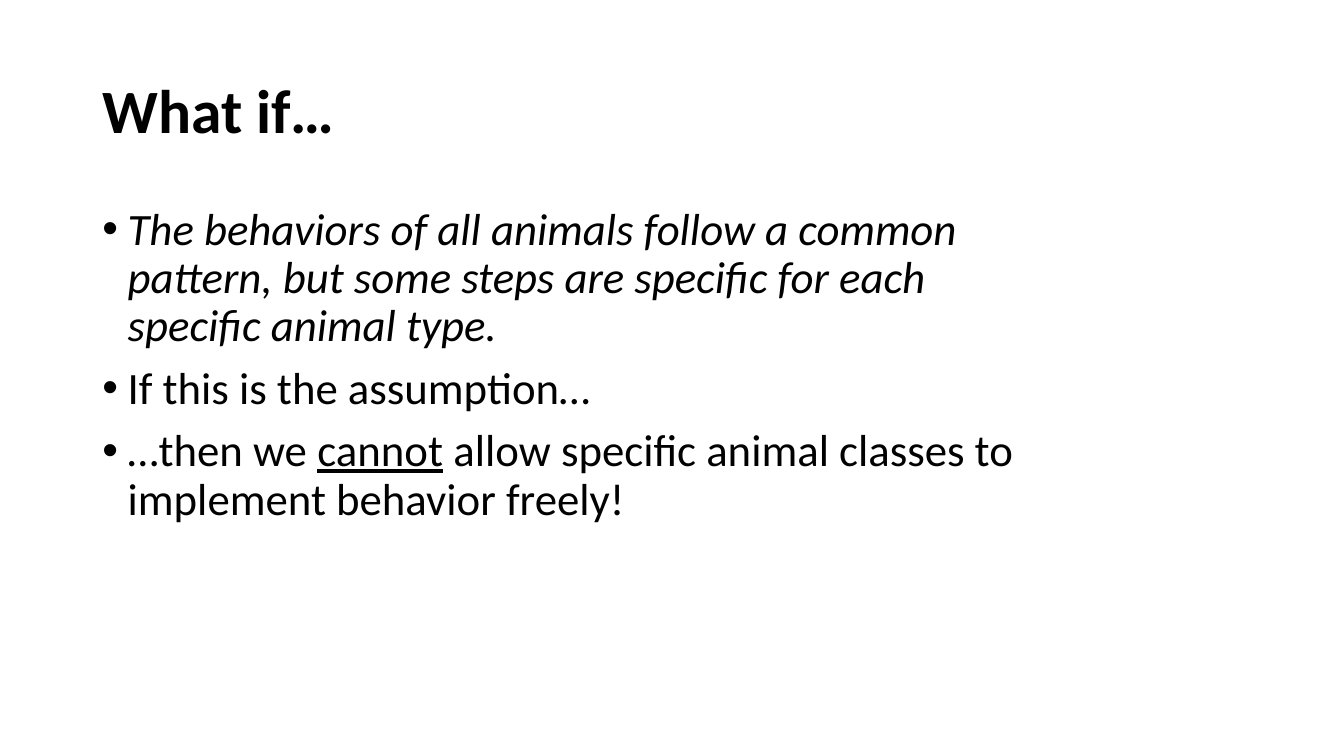
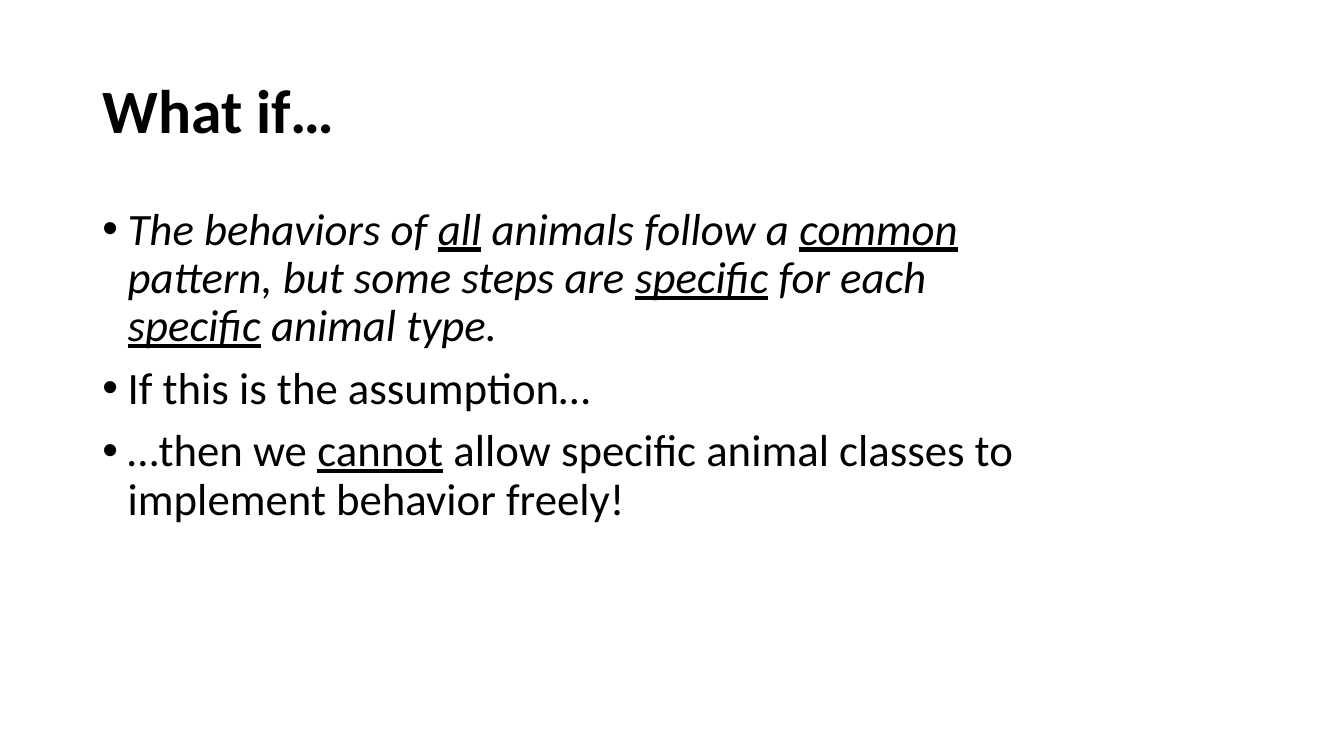
Before and after one commit to perl-easj/OOProg, a slide deck: slide 29 of Chap/SOLID/Presentations/SOLID.pptx (slide 31 before the commit). Drawn at 1344x756 pixels with LibreOffice and Linux fonts; fonts in the diff are those of the drawing. Boxes give left, top, right and bottom in pixels: in the first picture for what was removed or moved away, otherwise in the second. Text is boxed around its words. In the diff, an @@ line names an element or a change of style, - is before the commit and + after.

```diff
--- a/Chap/SOLID/Presentations/SOLID.pptx
+++ b/Chap/SOLID/Presentations/SOLID.pptx
@@ text at bbox=[128, 214, 957, 349]: underline on in "all common specific specific" @@
```
Also in this commit, not shown: 14 other slides changed, 17 slides added, 29 slides removed, 1 other file.
